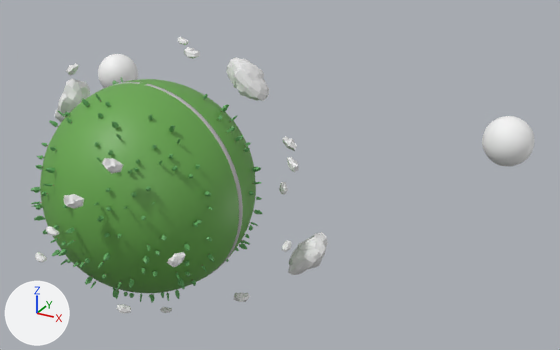
Two versions of the FBX model Assets/models/world_sphere_02.fbx, one commit apart.
The view is the same before and after, from a camera (50 mm lens) standing at (4.26, -5.23, 3.02) and looking at (0.53, 1.55, -0.37). Every picture has the same lights, and +X, +Y and +Z are marked at lower left. Where no turn or scale is listed for an object, it has been applied to the vertices.
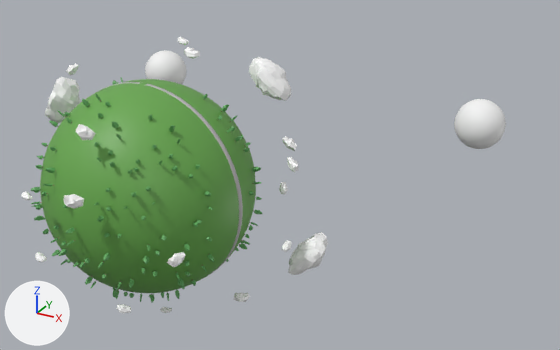
What differs and where, as boxes [x1, y1, x2, y2] in the pictures (560 x 350 px):
'pSphere2', moved
    before: [482, 116, 535, 166]
    after: [454, 99, 506, 149]
'pCube121', moved
    before: [226, 57, 269, 101]
    after: [249, 57, 291, 101]
'pSphere3', moved
    before: [98, 54, 138, 88]
    after: [145, 50, 187, 85]
'pCube140', moved
    before: [55, 78, 90, 122]
    after: [45, 77, 81, 123]
'pCube133', turned
    before: [46, 158, 124, 236]
    after: [21, 124, 96, 200]

What changed in the scene script:
```text
Change ob_pcube133:
    ob_pcube133.rotation_euler: (1.293, 0.0844, 0.21) -> (1.1, 0.000564, -0.0752)  # degrees (74, 4.8, 12) -> degrees (63, 0, -4.3)
Change ob_pcube121:
    ob_pcube121.location: (0.692, 0.661, 0.972) -> (0.862, 0.779, 0.969)
Change ob_pcube140:
    ob_pcube140.location: (0.0, 0.0, 0.0) -> (-0.138, 0.0, 0.0)
Change ob_psphere3:
    ob_psphere3.location: (-3.174, 3.34, -0.208) -> (-2.293, 3.34, -0.048)
Change ob_psphere2:
    ob_psphere2.location: (2.54, 3.34, -0.208) -> (2.197, 3.34, -0.059)
```
